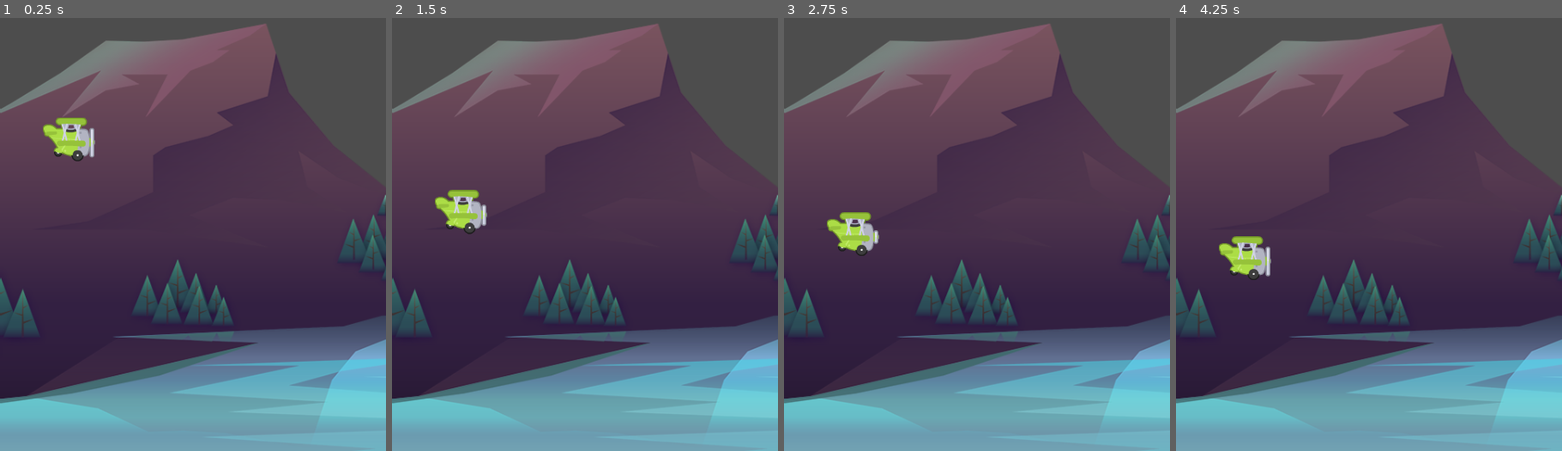
Above: before the commit, frames 1-4 (left to right).
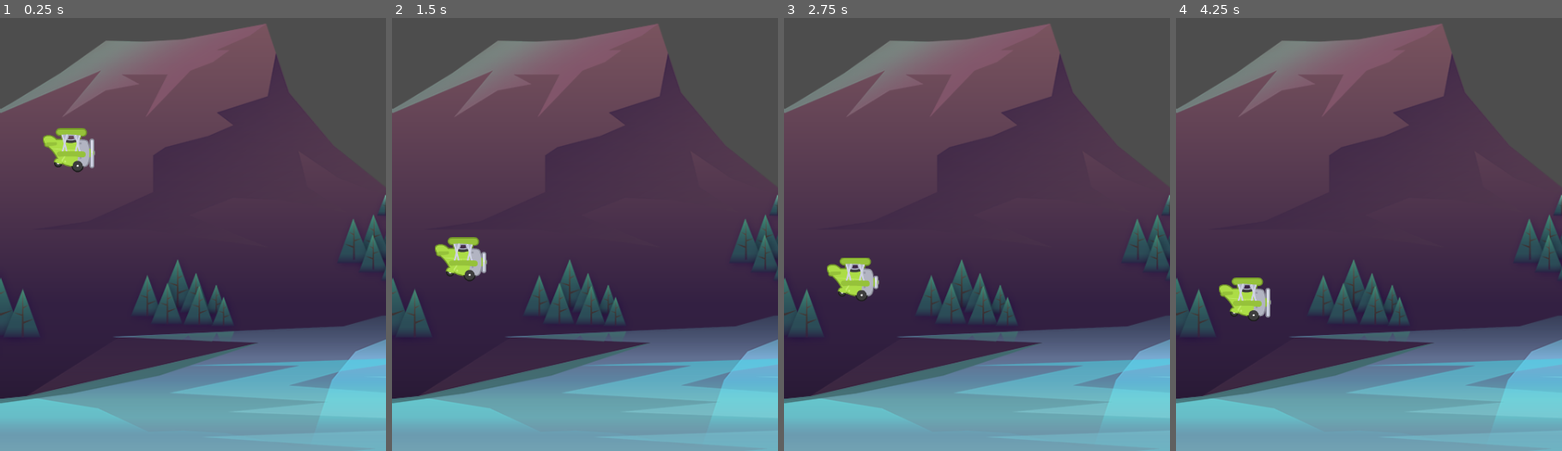
Above: after the commit, the same moments.

Repository: Havolt/tappy-plane
Game: Godot game, scene res://scenes/game/game.tscn
The game is run twice, just before and just after one commit, with the same random seed, the same clock (stepped at 60 frames per second) and the same inputs.
Inputs:
- Up to frame 1 (0.25 s): no input
- Up to frame 2 (1.5 s): tap Space (fly) at 0.6, 1.35 s
- Up to frame 3 (2.75 s): tap Space (fly) at 2.1 s
- Up to frame 4 (4.25 s): tap Space (fly) at 2.85, 3.6 s

The runs differ from the first frame. In frame 1, 1.1% of the frame differs, in the area x 11-25%, y 23-36%; in frame 2, 1.8%; in frame 3, 1.8%; in frame 4, 1.9%, in the area x 11-25%, y 50-71%.

Commit message:
Add death state

Diff:
--- /dev/null
+++ b/scenes/boundary/boundary.tscn
@@ -0,0 +1,10 @@
+[gd_scene load_steps=2 format=3 uid="uid://8qdpty37kn80"]
+
+[sub_resource type="RectangleShape2D" id="RectangleShape2D_hgf5m"]
+size = Vector2(486, 11)
+
+[node name="Boundary" type="StaticBody2D"]
+
+[node name="CollisionShape2D" type="CollisionShape2D" parent="."]
+position = Vector2(240, 0.5)
+shape = SubResource("RectangleShape2D_hgf5m")
--- a/scenes/game/game.tscn
+++ b/scenes/game/game.tscn
@@ -1,7 +1,8 @@
-[gd_scene load_steps=3 format=3 uid="uid://iromwfkfwhq2"]
+[gd_scene load_steps=4 format=3 uid="uid://iromwfkfwhq2"]
 
 [ext_resource type="Texture2D" uid="uid://58v73g14ppl7" path="res://assets/background/rocks_2.png" id="1_a1obg"]
 [ext_resource type="PackedScene" uid="uid://0v88wvenv1qa" path="res://scenes/plane/plane.tscn" id="2_k63vp"]
+[ext_resource type="PackedScene" uid="uid://8qdpty37kn80" path="res://scenes/boundary/boundary.tscn" id="3_gw256"]
 
 [node name="Game" type="Node2D"]
 
@@ -11,3 +12,9 @@
 
 [node name="Plane" parent="." instance=ExtResource("2_k63vp")]
 position = Vector2(47, 411)
+
+[node name="Boundary" parent="." instance=ExtResource("3_gw256")]
+position = Vector2(0, -19)
+
+[node name="Boundary2" parent="." instance=ExtResource("3_gw256")]
+position = Vector2(-2, 870)
--- a/scenes/plane/plane.gd
+++ b/scenes/plane/plane.gd
@@ -1,7 +1,10 @@
 extends CharacterBody2D
 
-const GRAVITY: float = 600.0
-const THRUST: float = -200.0
+# Physics constants
+const GRAVITY: float = 1000.0
+const THRUST: float = -350.0
+
+@onready var anim_sprite: AnimatedSprite2D = $AnimSprite
 
 func _ready() -> void:
 	pass
@@ -9,13 +12,25 @@
 
 
 func _physics_process(delta: float) -> void:
-
+	# Apply gravity
 	velocity.y += GRAVITY * delta
 
+	# Check for input and fly
 	fly()
 
+	# Move the plane
 	move_and_slide()
 
+	# Kill the plane if it hits the floor
+	if is_on_floor():
+		die()
+
+# Flying logic when user presses space
 func fly() -> void:
 	if Input.is_action_just_pressed("fly"):
 		velocity.y = THRUST
+
+# Death logic
+func die() -> void:
+	anim_sprite.stop()
+	set_physics_process(false)
--- a/scenes/plane/plane.tscn
+++ b/scenes/plane/plane.tscn
@@ -43,7 +43,7 @@
 
 [node name="AudioStreamPlayer2D" type="AudioStreamPlayer2D" parent="."]
 
-[node name="AnimatedSprite2D" type="AnimatedSprite2D" parent="."]
+[node name="AnimSprite" type="AnimatedSprite2D" parent="."]
 position = Vector2(50.6667, 48)
 sprite_frames = SubResource("SpriteFrames_8fx5a")
 animation = &"fly"
